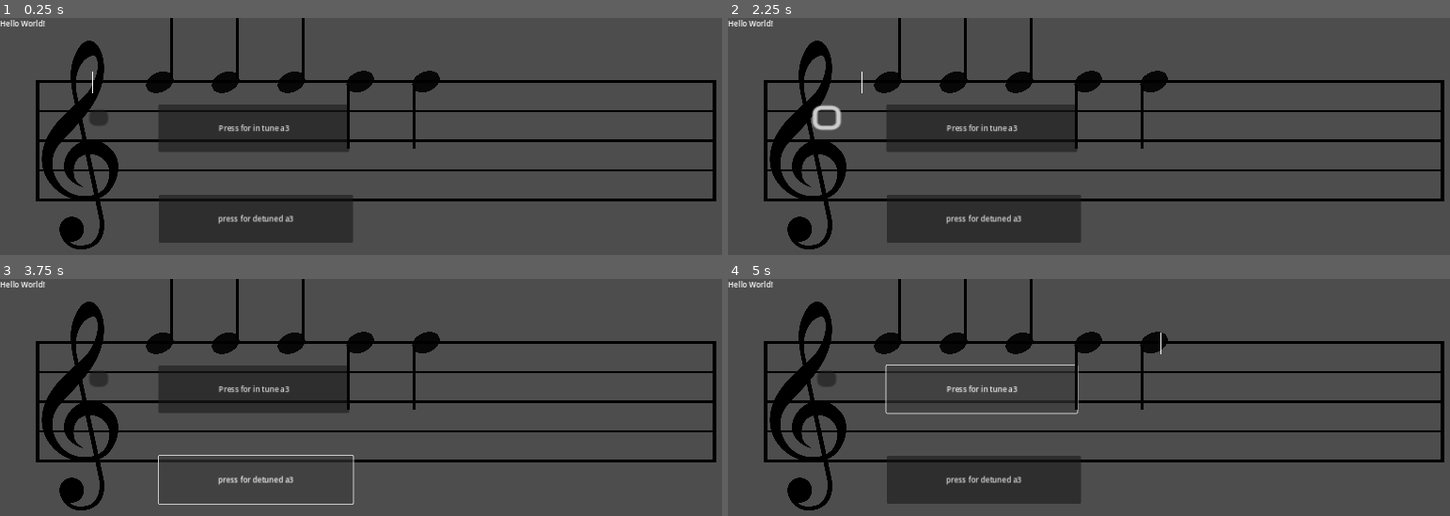
Above: before the commit, frames 1-4 (two rows, left to right).
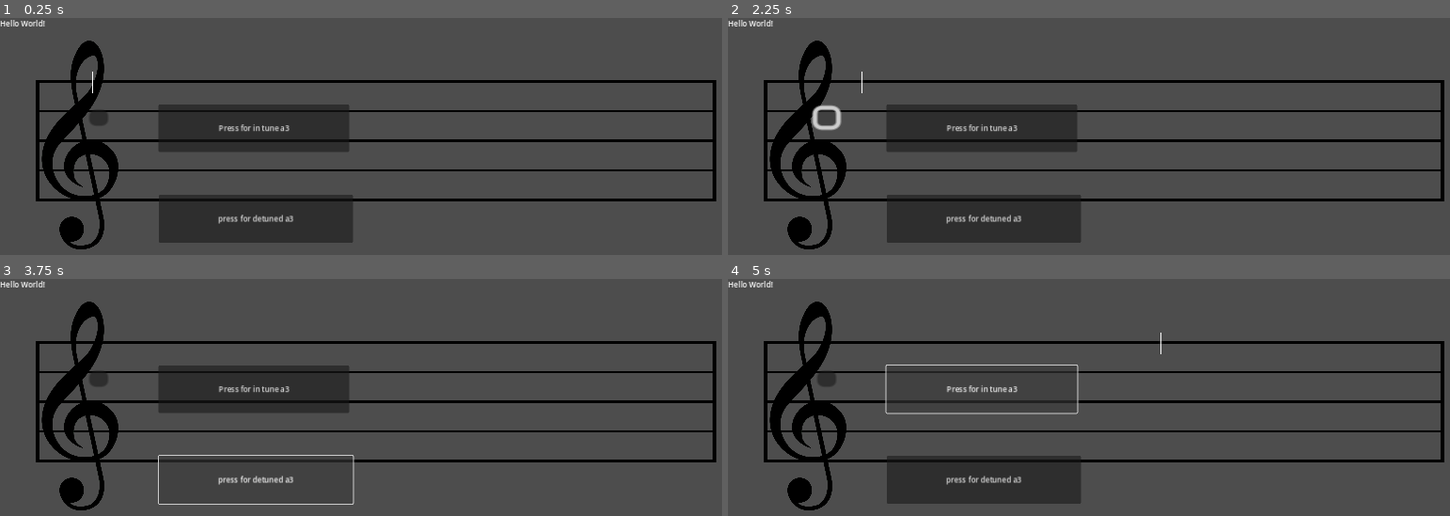
Above: after the commit, the same moments.

Repository: Sniggiho/COMP225-Reluna
Game: Godot game, scene res://Scenes/firstScene.tscn
Same seed, same stepped clock (60 frames per second), same inputs: the game is played once before the commit and once after it.
Inputs (mouse positions are in pixels of both pictures, inside the frame that each line leads up to):
- Up to frame 1 (0.25 s): no input
- Up to frame 2 (2.25 s): click (886, 81) at 0.52 s; click (886, 81) at 1.27 s; click (829, 117) at 2 s
- Up to frame 3 (3.75 s): click (101, 378) at 2.75 s; click "press for detuned a3" at 3.5 s
- Up to frame 4 (5 s): click "Press for in tune a3" at 4.25 s

The runs differ from the first frame. In frame 1, 1.6% of the frame differs, in the area x 20-61%, y 0-56%; in frame 2, 1.6%; in frame 3, 1.6%; in frame 4, 1.6%.
Error after the commit: Parse Error: Identifier "tempDetuneDir" not declared in the current scope. (res://Scenes/TuneCreator/TuneCreator.gd:64)

Commit message:
Tune creator takes parameters

Diff:
--- a/Project/Scenes/TuneCreator/TuneCreator.gd
+++ b/Project/Scenes/TuneCreator/TuneCreator.gd
@@ -15,17 +15,19 @@
 @export var _dummyNote : PackedScene # This is a dummy note of a dog sprite.
 @export var _noteScene : PackedScene # Real note. Button functionality and sound
 
-var _numNotes : int = 5
+var _numNotes : int
+var _detunedList : Array
+var _detuneDir : int # -1 for flat only, 0 for both, 1 for sharp only
+var _maxDetuneCents : int
+var _minDetuneCents : int
 
 # Indicates the list of notes that are put on the screen
 var _listOfNotes : Array
-
 # Pregenerated list of all possible notes
 var _possibleNotes : Array
 
 # Called when the node enters the scene tree for the first time.
 func _ready():
-	_possibleNotes = _createNoteArrayInKey(4, false, 3,5)
 	generate()
 
 # Called every frame. 'delta' is the elapsed time since the previous frame.
@@ -34,13 +36,14 @@
 
 ## For use in free play mode, the user's selection of difficulty is passed to
 ## the Tune Creator for the generation of notes.
-func setSpawnParameters() -> void:
-	pass
+func setupRand(numAccidentals, bySharps, minOct, maxOct, detunedList, detuneDir, maxDetuneCents, minDetuneCents) -> void:
+	_possibleNotes = _createNoteArrayInKey(numAccidentals,bySharps,minOct,maxOct)
 
-## Supply a specific melody or set of notes to create.
-## i.e. tutorial levels or debugging.
-func setSpecifcSpawn() -> void:
-	pass
+	_numNotes = len(detunedList)
+	_detunedList = detunedList
+	_detuneDir = detuneDir # -1 for flat only, 0 for both, 1 for sharp only
+	_maxDetuneCents = maxDetuneCents
+	_minDetuneCents = minDetuneCents
 
 ## Given the parameters for generating notes, running generate will populate the screen with notes.
 func generate() -> void:
@@ -50,8 +53,23 @@
 	for i in range(_numNotes):
 		_pathFollower.progress_ratio += dx
 		var note = _noteScene.instantiate()
-		note.setDetuneCents(randi_range(-50,50))
+
+		if _detunedList[i]: # if this note should be detuned
+
+			if _detuneDir == 0: # if we can detune either way, randomly select which
+				var tempDetuneDir = randi_range(0,1)*-1
+			else: # otherwise just go with the detune direction previously specified
+				var tempDetuneDir = _detuneDir
+
+			if tempDetuneDir == 1:
+				note.setDetuneCents(randi_range(_minDetuneCents, _maxDetuneCents))
+			elif tempDetuneDir == -1:
+				note.setDetuneCents(randi_range(-1*_maxDetuneCents, -1*_minDetuneCents))
+			else:
+				print("Error in detune direction. Should not get here")
+
 		note.setNoteByName(_possibleNotes[randi() % _possibleNotes.size()])
+
 		note.orientation()
 		add_child(note)
 		_listOfNotes.append(note)
